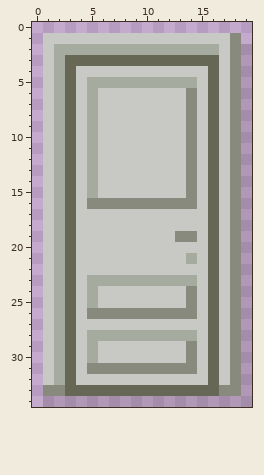
Pixel-art file: art/door.aseprite. Above, as it was before the edit.
20x35 pixels, 1 frame.
Now the later version:
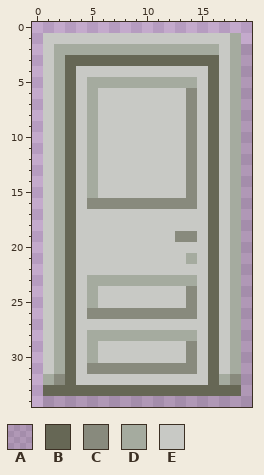
Palette (. is transparent): A #3c343626  B #666755  C #888a7d  D #a5ab9f  E #c8c9c5
Diff:
Changed rows in their new state; - is an unchanged pixel.
first column x 1:
 1 -----------------D
 2 -----------------D
 3 -----------------D
 4 -----------------D
 5 -----------------D
 6 -----------------D
 7 -----------------D
 8 -----------------D
 9 -----------------D
10 -----------------D
11 -----------------D
12 -----------------D
13 -----------------D
14 -----------------D
15 -----------------D
16 -----------------D
17 -----------------D
18 -----------------D
19 -----------------D
20 -----------------D
21 -----------------D
22 -----------------D
23 -----------------D
24 -----------------D
25 -----------------D
26 -----------------D
27 -----------------D
28 -----------------D
29 -----------------D
30 -----------------D
31 -----------------D
32 DC--------------D-
33 BB--------------BB
